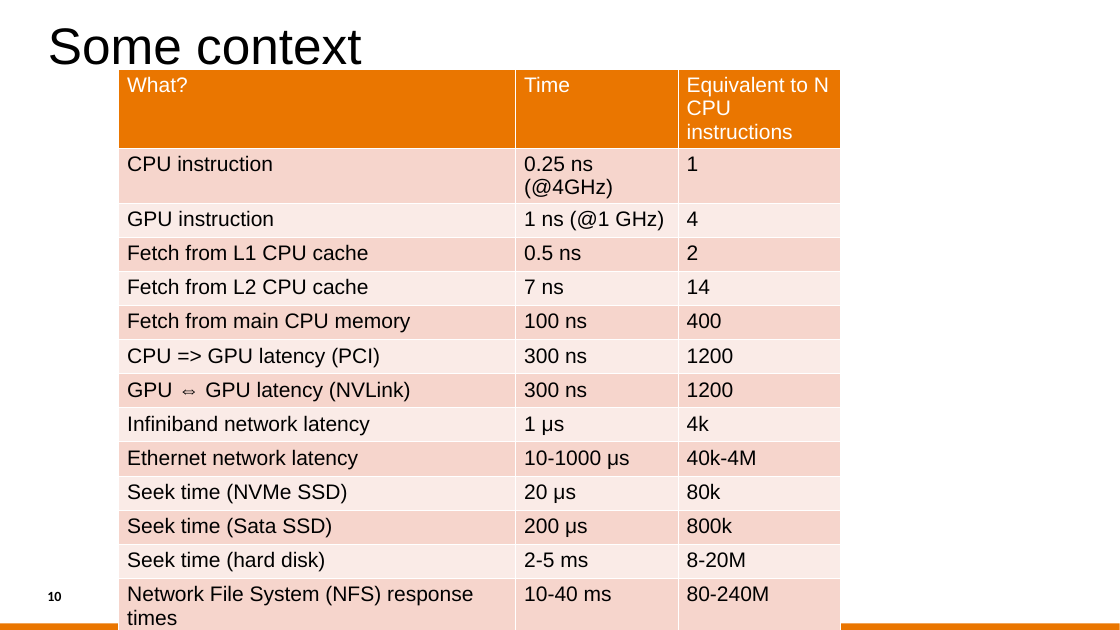
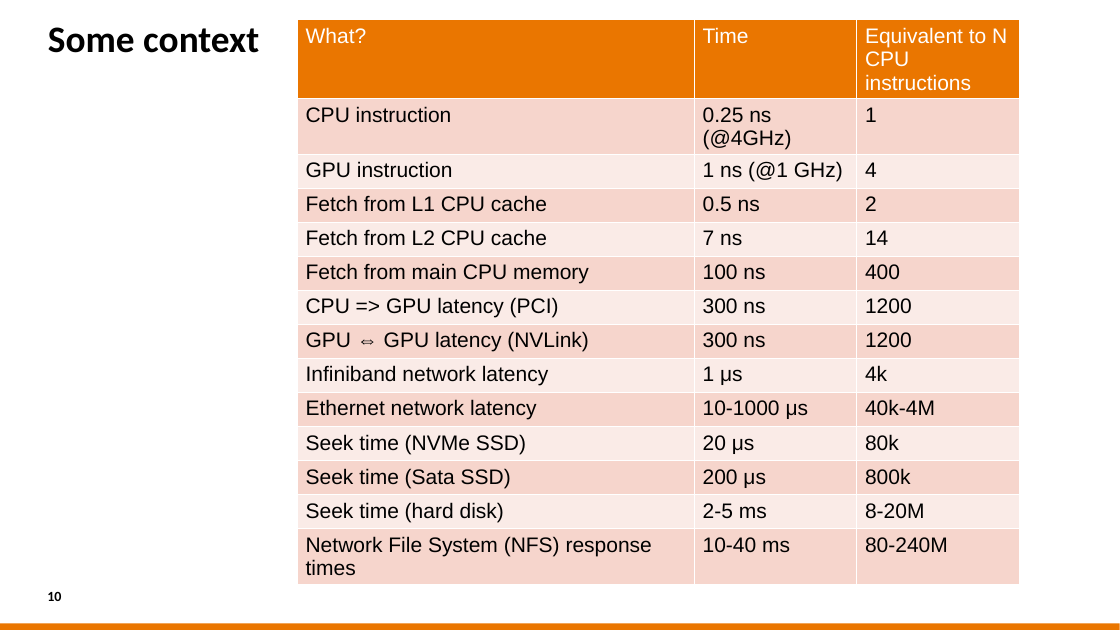
Before and after one commit to sara-nl/HPML-course-materials, a slide deck: slide 10 of Day2/slides/hardware.pptx. Drawn at 1120x630 pixels with LibreOffice and Linux fonts; fonts in the diff are those of the drawing; background and template pictures are left out. Boxes give left, top, right and bottom in pixels: in the first picture for what was removed or moved away, otherwise in the second. Text is boxed around its words. In the diff, an @@ line names an element or a change of style, - is before the commit and + after.

```diff
--- a/Day2/slides/hardware.pptx
+++ b/Day2/slides/hardware.pptx
@@ title "Some context" at bbox=[48, 27, 259, 53]: size 44 to 32 pt, font Arial to Calibri, bold on @@
@@ table: place and size @@
-table at bbox=[118, 69, 840, 630]
+table at bbox=[297, 20, 1019, 597]
```
Also in this commit, not shown: 13 other slides changed, 2 slides added.
